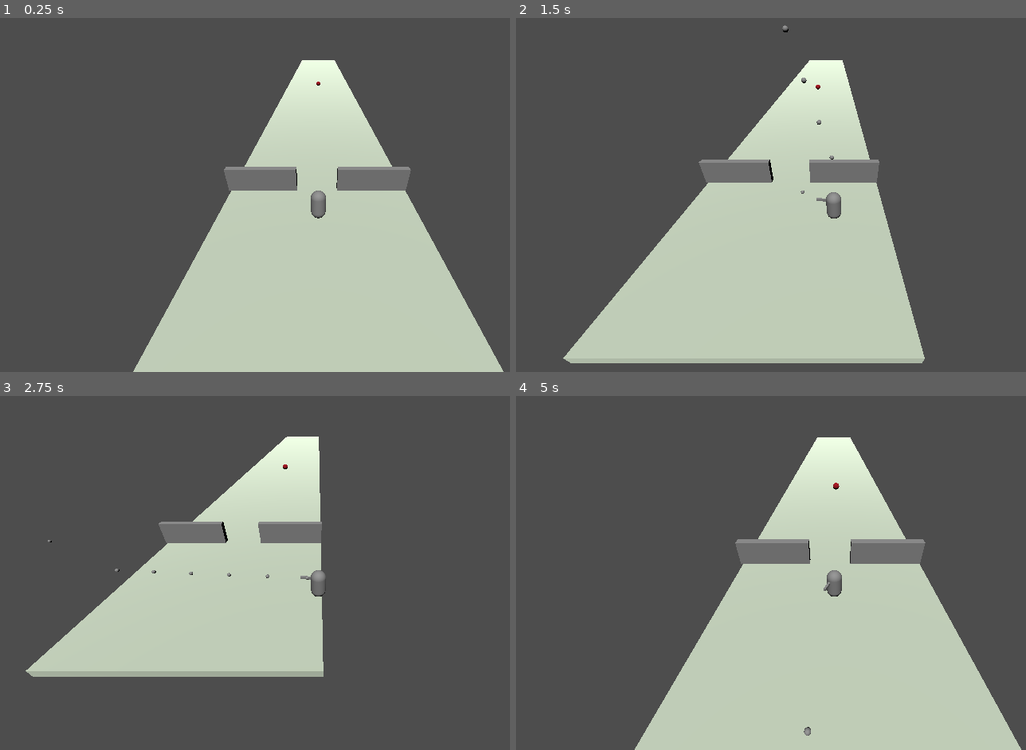
Above: before the commit, frames 1-4 (two rows, left to right).
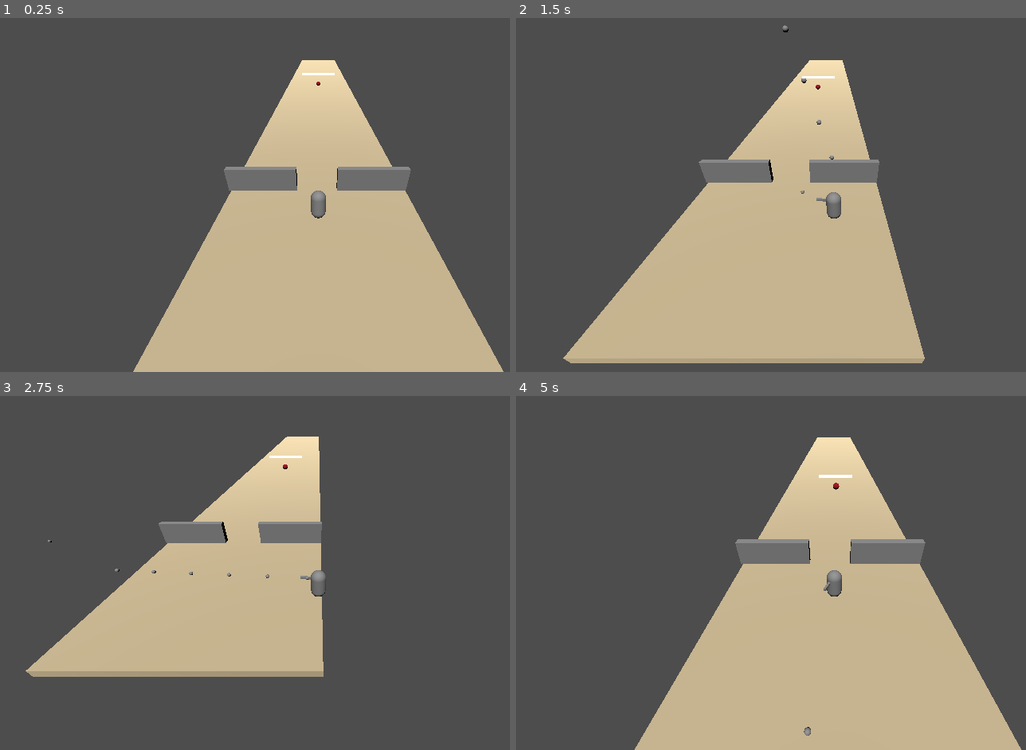
Above: after the commit, the same moments.

Repository: Tinalexman/rodent-rebellion
Game: Godot game, scene res://scenes/world.tscn
Same seed, same stepped clock (60 frames per second), same inputs: the game is played once before the commit and once after it.
Inputs (mouse positions are in pixels of both pictures, inside the frame that each line leads up to):
- Up to frame 1 (0.25 s): no input
- Up to frame 2 (1.5 s): tap Enter at 0.5 s; move the mouse to (975, 177) at 0.52 s; press the mouse at (975, 177) at 0.53 s; hold D (right) 0.53-1.28 s; move the mouse to (704, 212) at 1.27 s; release the mouse at (704, 212) at 1.28 s; hold S (backward) from 1.28 s (still down); click (704, 212) at 1.35 s
- Up to frame 3 (2.75 s): move the mouse to (382, 491) at 2.02 s; release S (backward) at 2.03 s; press the mouse at (382, 491) at 2.03 s; hold D (right) from 2.03 s (still down)
- Up to frame 4 (5 s): move the mouse to (801, 643) at 2.77 s; release D (right) at 2.78 s; release the mouse at (801, 643) at 2.78 s; hold W (forward) 2.78-3.53 s; click (801, 643) at 2.85 s; move the mouse to (1025, 626) at 3.52 s; press the mouse at (1025, 626) at 3.53 s; hold A (left) from 3.53 s (still down); move the mouse to (643, 516) at 4.27 s; release the mouse at (643, 516) at 4.28 s; click (643, 516) at 4.35 s

The runs differ from the first frame. In frame 1, 33% of the frame differs, in the area x 26-99%, y 11-100%; in frame 2, 32%; in frame 3, 21%; in frame 4, 34%, in the area x 23-100%, y 11-100%.

Commit message:
added hitpoints for enemeies and health bars

Diff:
--- a/project.godot
+++ b/project.godot
@@ -18,6 +18,9 @@
 [global_group]
 
 Player=""
+Enemy=""
+Bullet=""
+Camera=""
 
 [input]
 
--- a/scenes/bullet.tscn
+++ b/scenes/bullet.tscn
@@ -14,10 +14,12 @@
 transform = Transform3D(0.25, 0, 0, 0, 0.25, 0, 0, 0, 0.25, 0, 0, 0)
 mesh = SubResource("SphereMesh_h1aey")
 
-[node name="Area3D" type="Area3D" parent="."]
+[node name="Area3D" type="Area3D" parent="." groups=["Bullet"]]
 
 [node name="CollisionShape3D" type="CollisionShape3D" parent="Area3D"]
 transform = Transform3D(0.25, 0, 0, 0, 0.25, 0, 0, 0, 0.25, 0, 0, 0)
 shape = SubResource("SphereShape3D_mkf8s")
 
 [node name="Timer" type="Timer" parent="."]
+
+[connection signal="body_entered" from="Area3D" to="." method="_on_area_3d_body_entered"]
--- a/scenes/enemy.tscn
+++ b/scenes/enemy.tscn
@@ -1,6 +1,7 @@
-[gd_scene load_steps=5 format=3 uid="uid://x4xe7woyxt03"]
+[gd_scene load_steps=8 format=3 uid="uid://x4xe7woyxt03"]
 
 [ext_resource type="Script" uid="uid://dhbm7b7j2k781" path="res://scripts/enemy.gd" id="1_7p1mj"]
+[ext_resource type="Script" uid="uid://dtm7v6fn61xi1" path="res://scripts/ui/enemy_ui.gd" id="2_md0e3"]
 
 [sub_resource type="SphereShape3D" id="SphereShape3D_8tegq"]
 
@@ -9,9 +10,15 @@
 [sub_resource type="StandardMaterial3D" id="StandardMaterial3D_md0e3"]
 albedo_color = Color(0.66517013, 0.02677674, 0.10836171, 1)
 
-[node name="Enemy" type="CharacterBody3D"]
+[sub_resource type="CapsuleShape3D" id="CapsuleShape3D_7p1mj"]
+
+[sub_resource type="CanvasTexture" id="CanvasTexture_7p1mj"]
+
+[node name="Enemy" type="CharacterBody3D" groups=["Enemy"]]
 script = ExtResource("1_7p1mj")
 move_speed = 5.0
+initial_health = 30
+hit_point = 10
 
 [node name="CollisionShape3D" type="CollisionShape3D" parent="."]
 shape = SubResource("SphereShape3D_8tegq")
@@ -23,3 +30,28 @@
 [node name="NavigationAgent3D" type="NavigationAgent3D" parent="."]
 path_desired_distance = 0.5
 target_desired_distance = 0.5
+
+[node name="Area3D" type="Area3D" parent="."]
+
+[node name="CollisionShape3D" type="CollisionShape3D" parent="Area3D"]
+transform = Transform3D(1.1, 0, 0, 0, 1.1, 0, 0, 0, 1.1, 0, 0.5, 0)
+shape = SubResource("CapsuleShape3D_7p1mj")
+
+[node name="Control" type="Control" parent="."]
+layout_mode = 3
+anchors_preset = 0
+offset_right = 40.0
+offset_bottom = 40.0
+script = ExtResource("2_md0e3")
+
+[node name="TextureProgressBar" type="TextureProgressBar" parent="Control"]
+layout_mode = 0
+offset_left = -30.0
+offset_top = -20.0
+offset_right = 30.0
+offset_bottom = -15.0
+value = 50.0
+nine_patch_stretch = true
+texture_progress = SubResource("CanvasTexture_7p1mj")
+
+[connection signal="area_entered" from="Area3D" to="." method="_on_area_3d_area_entered"]
--- a/scenes/player.tscn
+++ b/scenes/player.tscn
@@ -6,6 +6,8 @@
 [sub_resource type="CapsuleMesh" id="CapsuleMesh_u8vuu"]
 
 [sub_resource type="CapsuleShape3D" id="CapsuleShape3D_u8vuu"]
+
+[sub_resource type="CapsuleShape3D" id="CapsuleShape3D_g2els"]
 
 [node name="Player" type="CharacterBody3D" groups=["Player"]]
 transform = Transform3D(-1, 0, -8.742278e-08, 0, 1, 0, 8.742278e-08, 0, -1, 0, 0, 0)
@@ -22,3 +24,11 @@
 [node name="Weapon" parent="." node_paths=PackedStringArray("player") instance=ExtResource("1_3vyb7")]
 transform = Transform3D(0.9999707, 0, -0.0076619666, 0, 1, 0, 0.0076619666, 0, 0.9999707, 0.15877199, 1.3259604, -0.81993014)
 player = NodePath("..")
+
+[node name="Area3D" type="Area3D" parent="."]
+
+[node name="CollisionShape3D" type="CollisionShape3D" parent="Area3D"]
+transform = Transform3D(1.1, 0, 0, 0, 1.1, 0, 0, 0, 1.1, 0, 1, 0)
+shape = SubResource("CapsuleShape3D_g2els")
+
+[connection signal="body_entered" from="Area3D" to="." method="_on_area_3d_body_entered"]
--- a/scenes/world.tscn
+++ b/scenes/world.tscn
@@ -10,7 +10,7 @@
 polygons = [PackedInt32Array(0, 3, 1), PackedInt32Array(1, 3, 2), PackedInt32Array(3, 5, 2), PackedInt32Array(2, 5, 4), …(225 unchanged characters)…
 
 [sub_resource type="StandardMaterial3D" id="StandardMaterial3D_e5uuo"]
-albedo_color = Color(0.79607844, 0.8509804, 0.7607843, 1)
+albedo_color = Color(0.8246037, 0.7470291, 0.59141636, 1)
 
 [sub_resource type="BoxMesh" id="BoxMesh_e5uuo"]
 material = SubResource("StandardMaterial3D_e5uuo")
@@ -65,7 +65,7 @@
 script = ExtResource("3_4wyf3")
 player = NodePath("../Player")
 
-[node name="Camera3D" type="Camera3D" parent="CameraSpringArm"]
+[node name="Camera3D" type="Camera3D" parent="CameraSpringArm" groups=["Camera"]]
 transform = Transform3D(-1, 0, -8.742278e-08, 0, 1, 0, 8.742278e-08, 0, -1, 0, 0, 0)
 
 [node name="DirectionalLight3D" type="DirectionalLight3D" parent="."]
--- a/scripts/bullet.gd
+++ b/scripts/bullet.gd
@@ -10,6 +10,5 @@
 	$Timer.set_wait_time(5)
 	$Timer.start()
 
-
 func _process(delta: float) -> void:
 	position += bullet_direction * bullet_speed * delta
--- a/scripts/enemy.gd
+++ b/scripts/enemy.gd
@@ -6,7 +6,23 @@
 
 var player : Node3D
 
+@export var initial_health : int
+@export var hit_point : int
+
+var current_health : int
+
+func _ready() -> void:
+	current_health = initial_health
+	$Control/TextureProgressBar.max_value = initial_health
+
+
 func _process(delta: float) -> void:
+
+	if current_health <= 0:
+		queue_free()
+		return
+
+
 	if player == null:
 		player = get_tree().get_first_node_in_group("Player")
 
@@ -15,3 +31,9 @@
 		velocity = global_position.direction_to(navigation_agent.get_next_path_position()) * move_speed
 
 		move_and_slide()
+
+
+func _on_area_3d_area_entered(area: Area3D) -> void:
+	if area.is_in_group("Bullet"):
+		current_health -= hit_point
+		$Control/TextureProgressBar.value = current_health
--- a/scripts/player.gd
+++ b/scripts/player.gd
@@ -5,7 +5,13 @@
 @export var world_root_node: Node3D
 
 
+var is_alive = true
+
 func _physics_process(delta: float) -> void:
+
+	if !is_alive:
+		return
+
 	if not is_on_floor():
 		velocity += get_gravity() * delta
 
@@ -32,3 +38,10 @@
 
 	if (!ray_result.is_empty()):
 		look_at(ray_result.position)
+
+
+func _on_area_3d_body_entered(body: Node3D) -> void:
+	if body.is_in_group("Enemy"):
+		is_alive = false
+		$Weapon.queue_free()
+		$MeshInstance3D.queue_free()
--- /dev/null
+++ b/scripts/ui/enemy_ui.gd
@@ -0,0 +1,12 @@
+extends Control
+
+
+var camera : Camera3D
+
+
+func _ready() -> void:
+	camera = get_tree().get_first_node_in_group("Camera")
+
+
+func _process(delta: float) -> void:
+	position = camera.unproject_position(get_parent().global_position)
Not shown: 1 places in scenes/player.tscn that only renumber resources
Not shown, added: scripts/ui/enemy_ui.gd.uid
